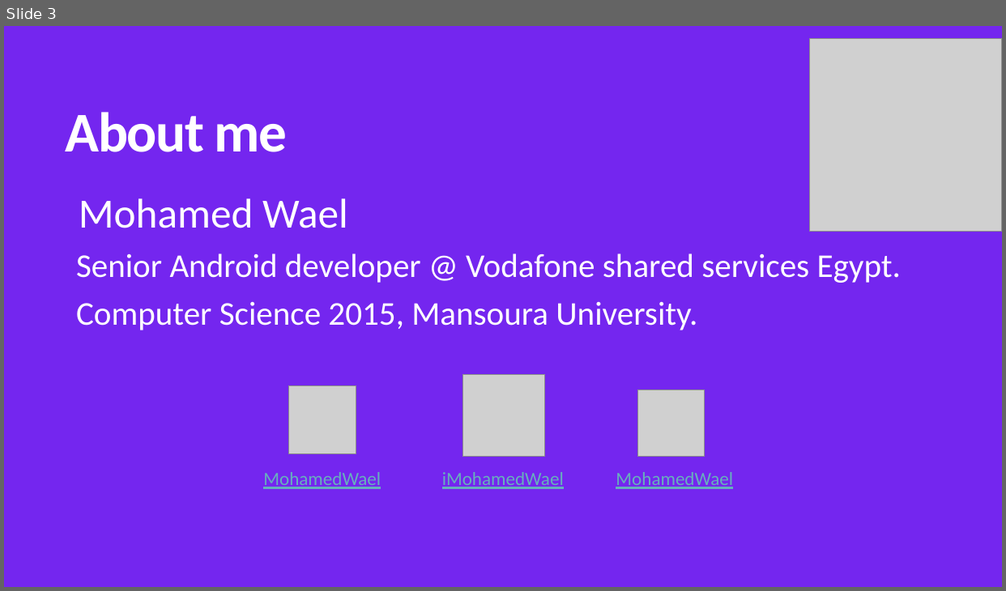
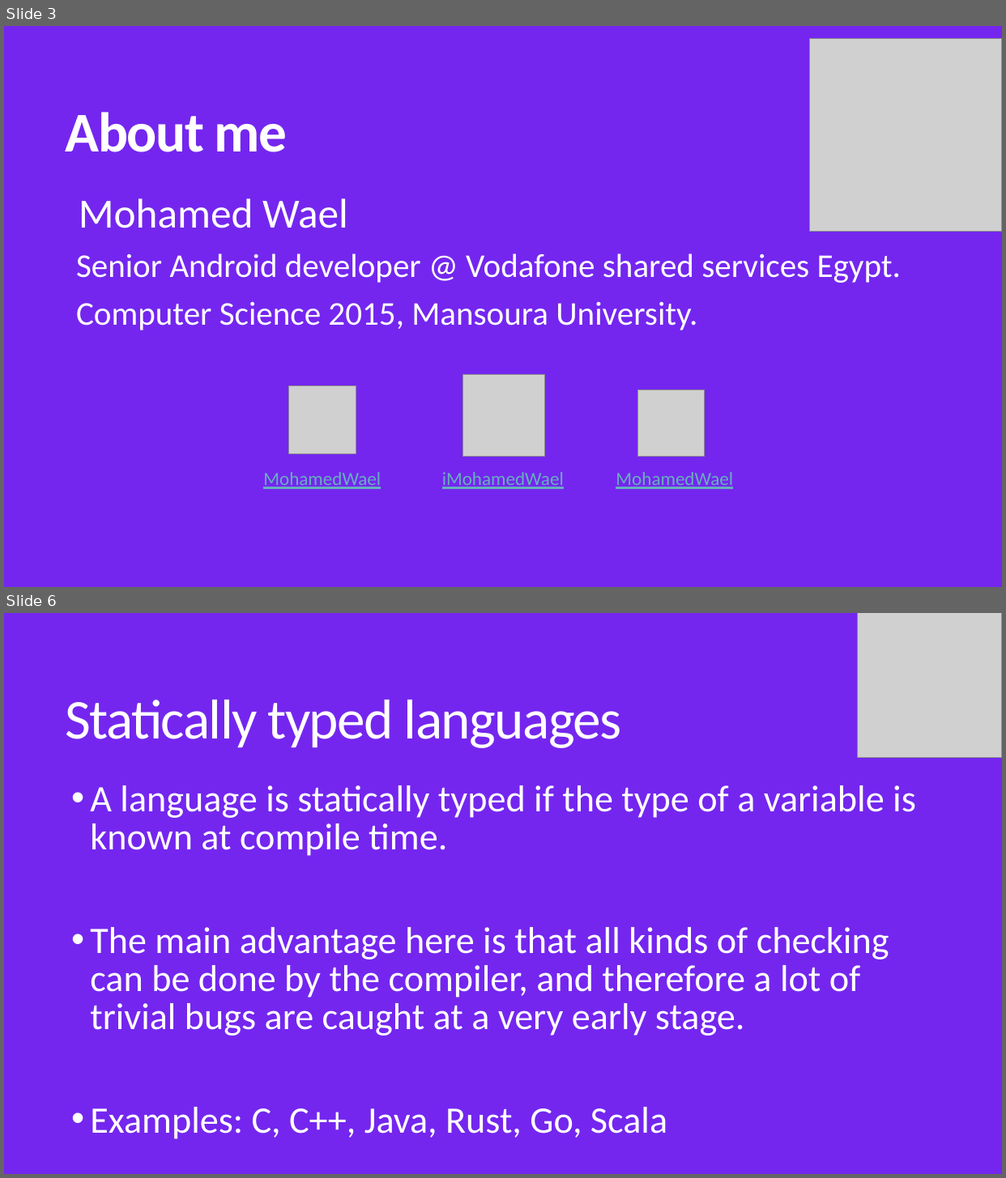
Before and after one commit to MohamedWael/Kotlin-crash-course, a slide deck: kotlin_intro.pptx. Shown one above the other, each under a label of ours: slide 3 before the commit, slides 3 and 6 after it; the slides between them are not shown. The pictures are 1006x591 and 1006x1178 pixels, drawn with LibreOffice and Linux fonts; fonts in the diff are those of the drawing; grey boxes stand for pictures. Boxes give left, top, right and bottom in pixels: in the first picture for what was removed or moved away, otherwise in the second. Text is boxed around its words. In the diff, an @@ line names an element or a change of style, - is before the commit and + after.

```diff
--- a/kotlin_intro.pptx
+++ b/kotlin_intro.pptx
@@ slide 6 added at bbox=[4, 613, 1002, 1174], background #7426EF @@
@@ picture added at bbox=[858, 613, 1002, 757] @@
@@ title added at bbox=[66, 700, 622, 748], 54 pt, text #FFFFFF @@
+Statically typed languages
@@ text added at bbox=[90, 786, 916, 1139], 36 pt, text #FFFFFF @@
+• A language is statically typed if the type of a variable is known at compile time.
+• The main advantage here is that all kinds of checking can be done by the compiler, and therefore a lot of trivial bugs are caught at a very early stage.
+• Examples: C, C++, Java, Rust, Go, Scala
```
Also in this commit, not shown: 2 slides changed, 17 other slides added, 1 slide removed, 4 other files.
